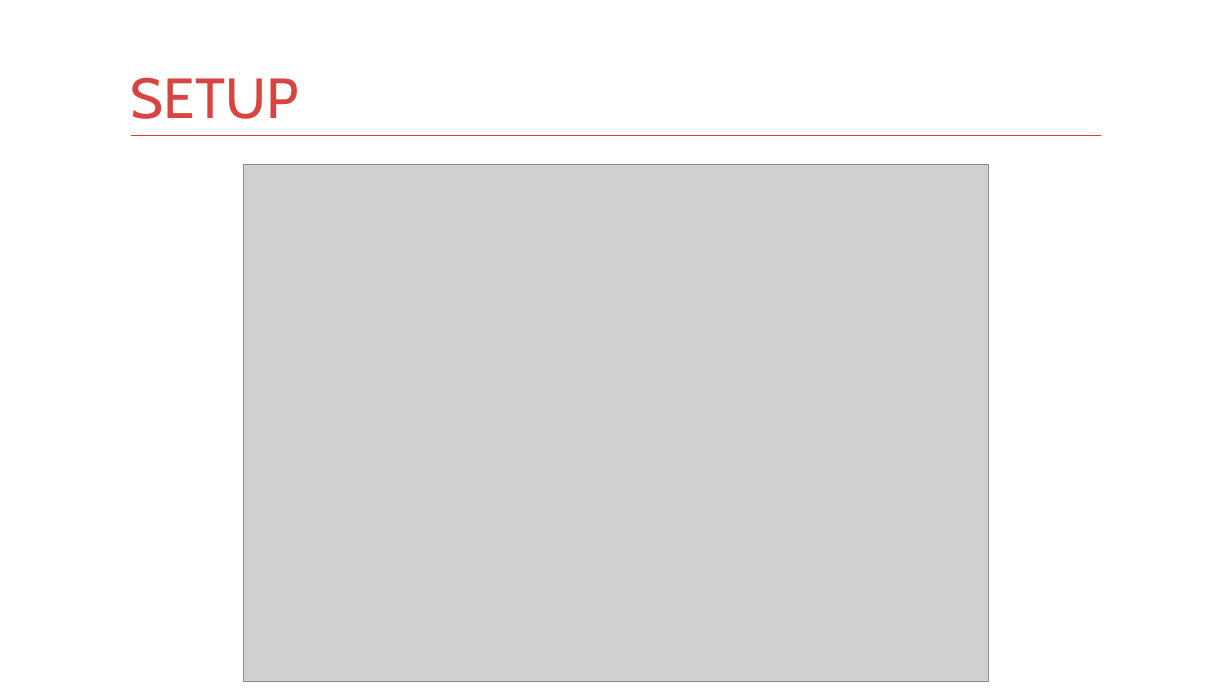
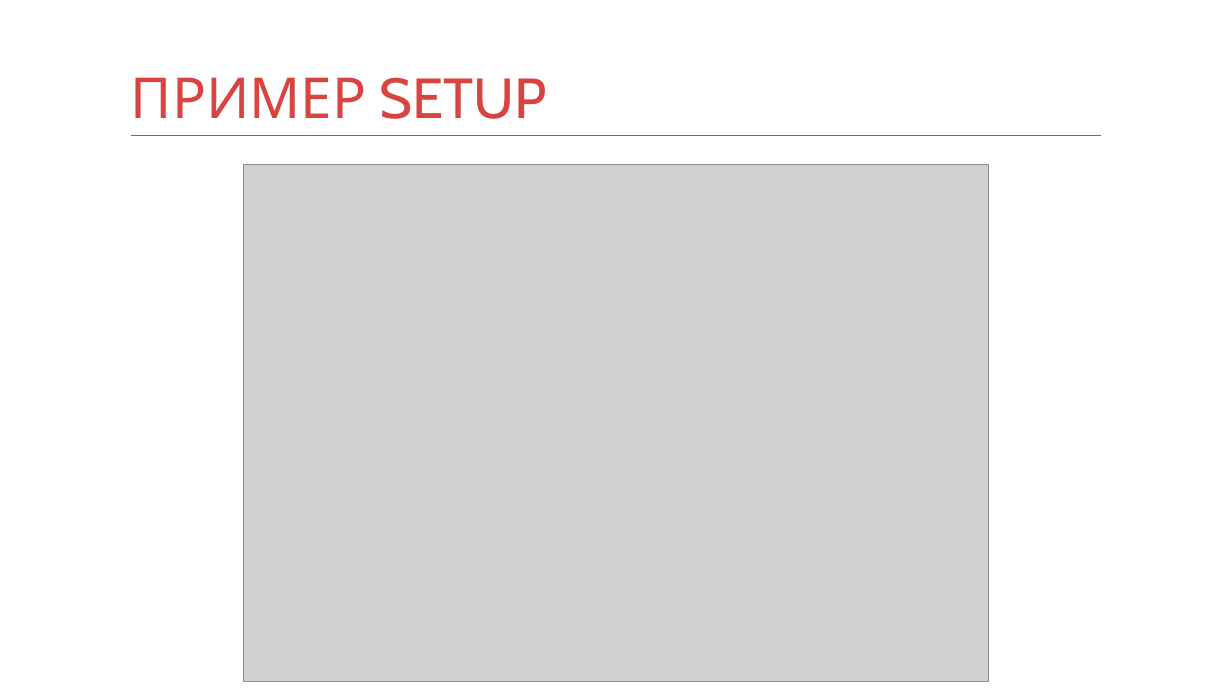
Before and after one commit to kontur-courses/testing, a slide deck: slide 14 of testing.pptx (slide 12 before the commit). Drawn at 1232x693 pixels with LibreOffice and Linux fonts; fonts in the diff are those of the drawing; grey boxes stand for pictures. Boxes give left, top, right and bottom in pixels: in the first picture for what was removed or moved away, otherwise in the second. Text is boxed around its words. In the diff, an @@ line names an element or a change of style, - is before the commit and + after.

```diff
--- a/testing.pptx
+++ b/testing.pptx
@@ title at [131,77,547,119]: text changed @@
-SETUP
+ПРИМЕР SETUP
```
Also in this commit, not shown: 8 other slides changed, 4 slides added, 1 slide removed, 32 other files.
